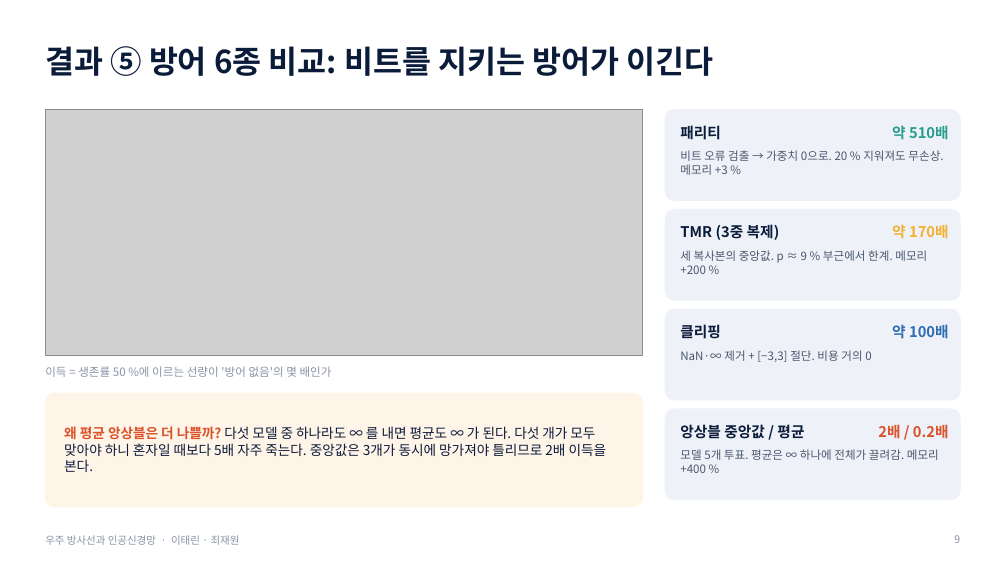
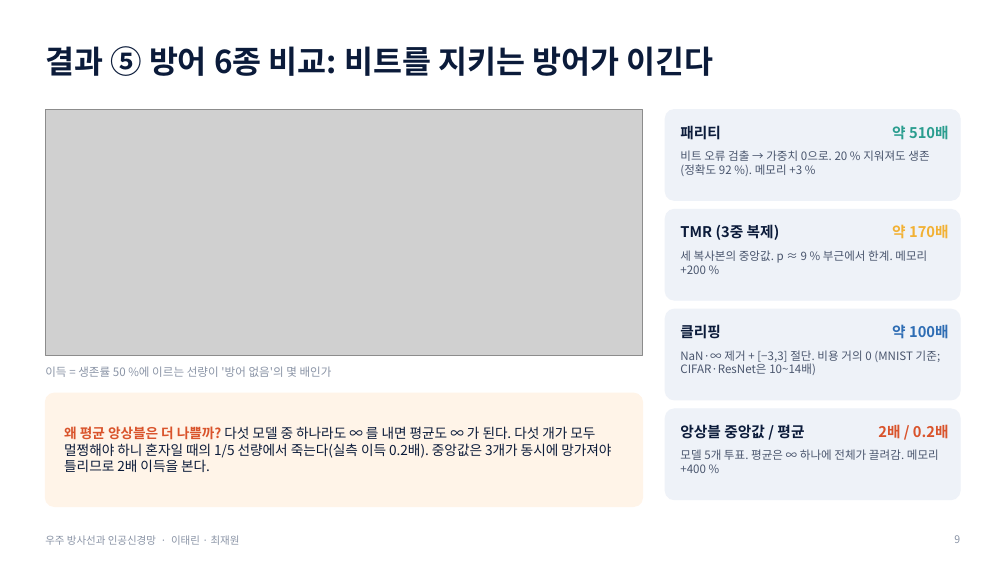
Before and after one commit to SJinLee/AI-in-Space, a slide deck: slide 9 of presentation/slides.pptx. Drawn at 1008x567 pixels with LibreOffice and Linux fonts; fonts in the diff are those of the drawing; grey boxes stand for pictures. Boxes give left, top, right and bottom in pixels: in the first picture for what was removed or moved away, otherwise in the second. Text is boxed around its words. In the diff, an @@ line names an element or a change of style, - is before the commit and + after.

```diff
--- a/presentation/slides.pptx
+++ b/presentation/slides.pptx
@@ text at bbox=[680, 150, 929, 176]: text changed @@
-비트 오류 검출 → 가중치 0으로. 20 % 지워져도 무손상. 메모리 +3 %
+비트 오류 검출 → 가중치 0으로. 20 % 지워져도 생존(정확도 92 %). 메모리 +3 %
@@ text at bbox=[680, 350, 941, 375]: text changed @@
-NaN·∞ 제거 + [−3,3] 절단. 비용 거의 0
+NaN·∞ 제거 + [−3,3] 절단. 비용 거의 0 (MNIST 기준; CIFAR·ResNet은 10~14배)
@@ text at bbox=[64, 426, 611, 472]: text changed @@
-왜 평균 앙상블은 더 나쁠까? 다섯 모델 중 하나라도 ∞ 를 내면 평균도 ∞ 가 된다. 다섯 개가 모두 맞아야 하니 혼자일 때보다 5배 자주 죽는다. 중앙값은 3개가 동시에 망가져야 틀리므로 2배 이득을 본다.
+왜 평균 앙상블은 더 나쁠까? 다섯 모델 중 하나라도 ∞ 를 내면 평균도 ∞ 가 된다. 다섯 개가 모두 멀쩡해야 하니 혼자일 때의 1/5 선량에서 죽는다(실측 이득 0.2배). 중앙값은 3개가 동시에 망가져야 틀리므로 2배 이득을 본다.
```
Also in this commit, not shown: 5 other slides changed, 53 other files.
